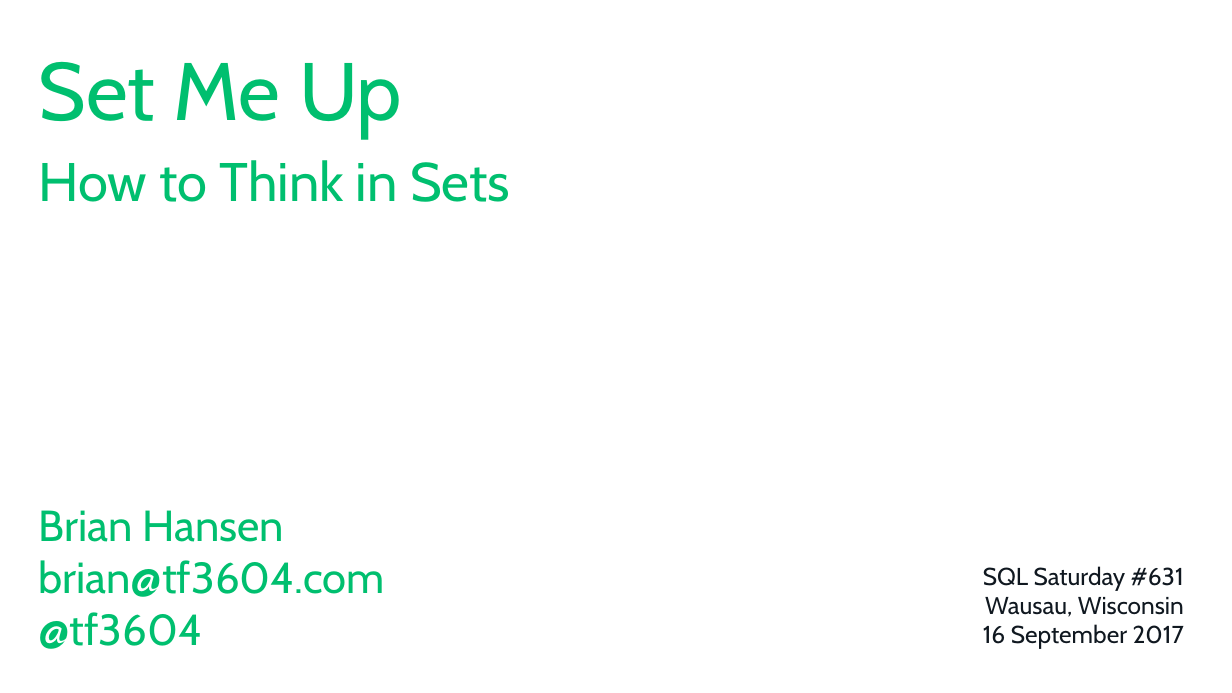
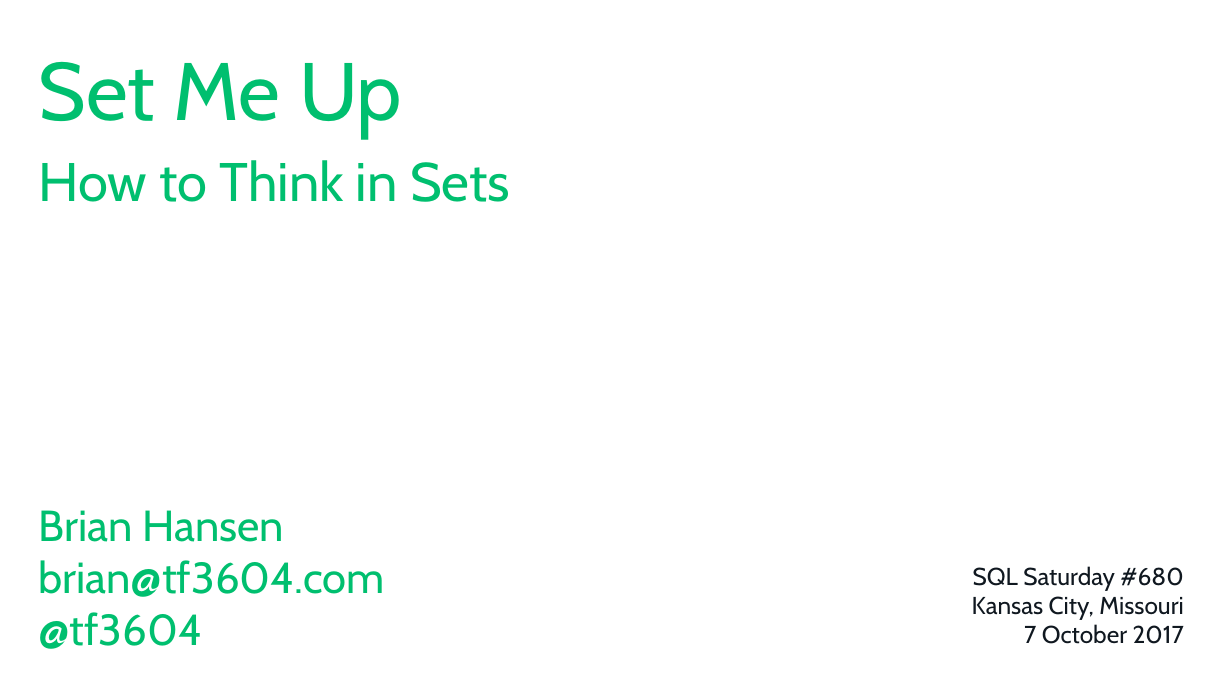
Before and after one commit to tf3604/SetMeUp, a slide deck: slide 1 of HowToThinkInSets.pptx. Drawn at 1232x693 pixels with LibreOffice and Linux fonts; fonts in the diff are those of the drawing; background and template pictures are left out. Boxes give left, top, right and bottom in pixels: in the first picture for what was removed or moved away, otherwise in the second. Text is boxed around its words. In the diff, an @@ line names an element or a change of style, - is before the commit and + after.

Commit message:
Reset slide deck and spreadsheet for Kansas City 2017.

```diff
--- a/HowToThinkInSets.pptx
+++ b/HowToThinkInSets.pptx
@@ text at <box>972,566,1184,644</box>: text changed @@
-SQL Saturday #631
-Wausau, Wisconsin
-16 September 2017
+SQL Saturday #680
+Kansas City, Missouri
+7 October 2017
```
Also in this commit, not shown: 1 other slide changed, 1 other file.
